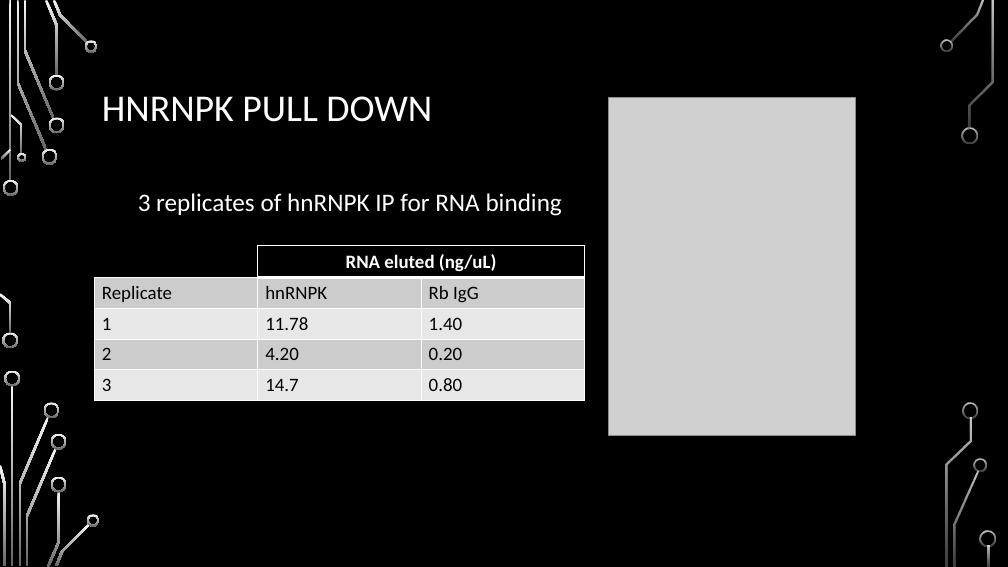
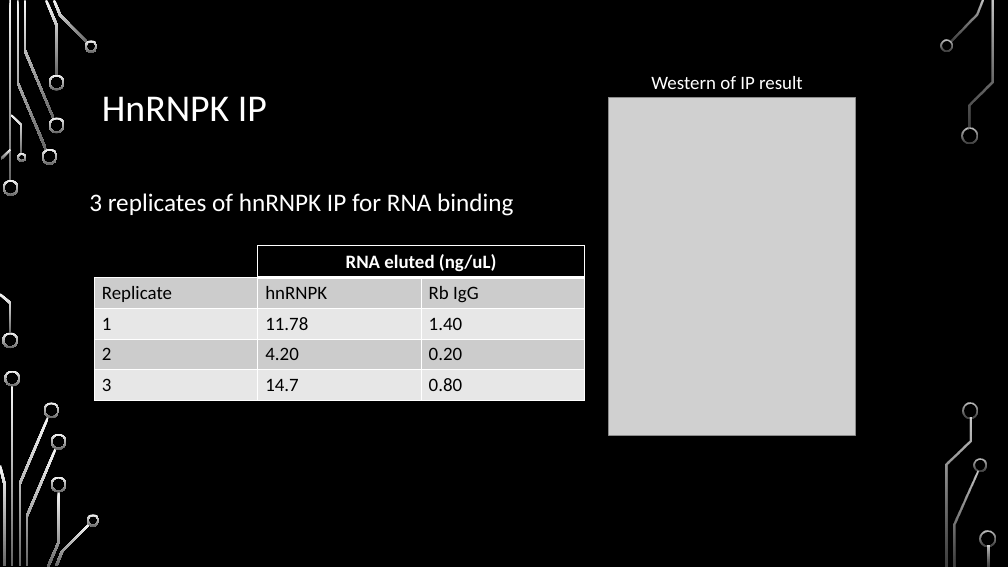
Before and after one commit to HarleyRobinson/Honours2, a slide deck: slide 16 of BackgroundInfo/MeetingSept.pptx (slide 15 before the commit). Drawn at 1008x567 pixels with LibreOffice and Linux fonts; fonts in the diff are those of the drawing; grey boxes stand for pictures; background and template pictures are left out. Boxes give left, top, right and bottom in pixels: in the first picture for what was removed or moved away, otherwise in the second. Text is boxed around its words. In the diff, an @@ line names an element or a change of style, - is before the commit and + after.

```diff
--- a/BackgroundInfo/MeetingSept.pptx
+++ b/BackgroundInfo/MeetingSept.pptx
@@ text added at (651, 76, 803, 89), 18 pt, text #FFFFFF @@
+Western of IP result
@@ title at (102, 96, 267, 121): text changed @@
-HNRNPK PULL DOWN
+HnRNPK IP
@@ text "3 replicates of hnRNPK IP ...": place and size @@
-text "3 replicates of hnRNPK IP ..." at (138, 193, 562, 216)
+text "3 replicates of hnRNPK IP ..." at (89, 193, 513, 216)
```
Also in this commit, not shown: 13 other slides changed, 1 slide added, 1 other file.
